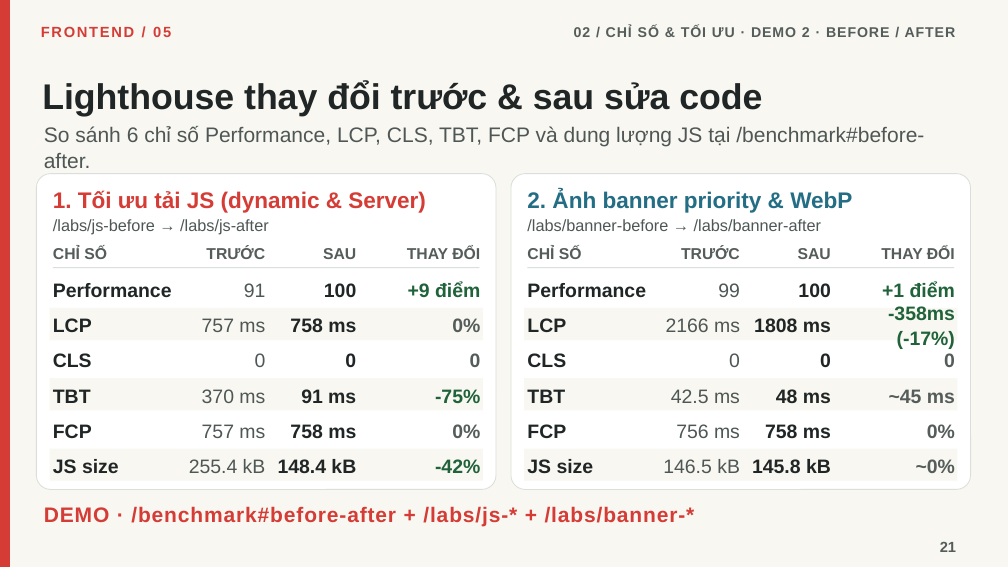
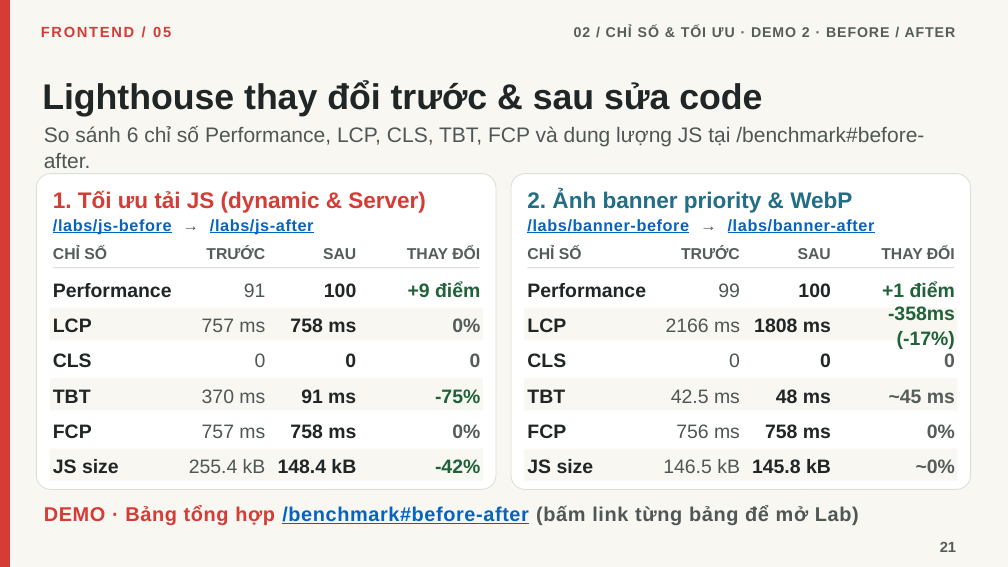
Before and after one commit to linhtn-spec/seminar-nextjs, a slide deck: slide 21 of Seminar_05_Frontend_Roadmap_Tieng_Viet_Da_Chinh_Sua.pptx. Drawn at 1008x567 pixels with LibreOffice and Linux fonts; fonts in the diff are those of the drawing. Boxes give left, top, right and bottom in pixels: in the first picture for what was removed or moved away, otherwise in the second. Text is boxed around its words. In the diff, an @@ line names an element or a change of style, - is before the commit and + after.

```diff
--- a/Seminar_05_Frontend_Roadmap_Tieng_Viet_Da_Chinh_Sua.pptx
+++ b/Seminar_05_Frontend_Roadmap_Tieng_Viet_Da_Chinh_Sua.pptx
@@ text "/labs/js-before → /labs/js-after" at (53,219,314,234): text colour #4E5755 to #0563C1, letter spacing 0 to 0.6 pt, bold on, underline on @@
@@ text "/labs/banner-before → /labs/banner-after" at (527,219,875,233): text colour #4E5755 to #0563C1, letter spacing 0 to 0.6 pt, bold on, underline on @@
@@ text at (44,506,859,525): text changed; size 20 to 19 pt; text colour #D43C35 to #4E5755 @@
-DEMO · /benchmark#before-after + /labs/js-* + /labs/banner-*
+DEMO · Bảng tổng hợp /benchmark#before-after (bấm link từng bảng để mở Lab)
```
Also in this commit, not shown: 7 other slides changed, 3 other files.
